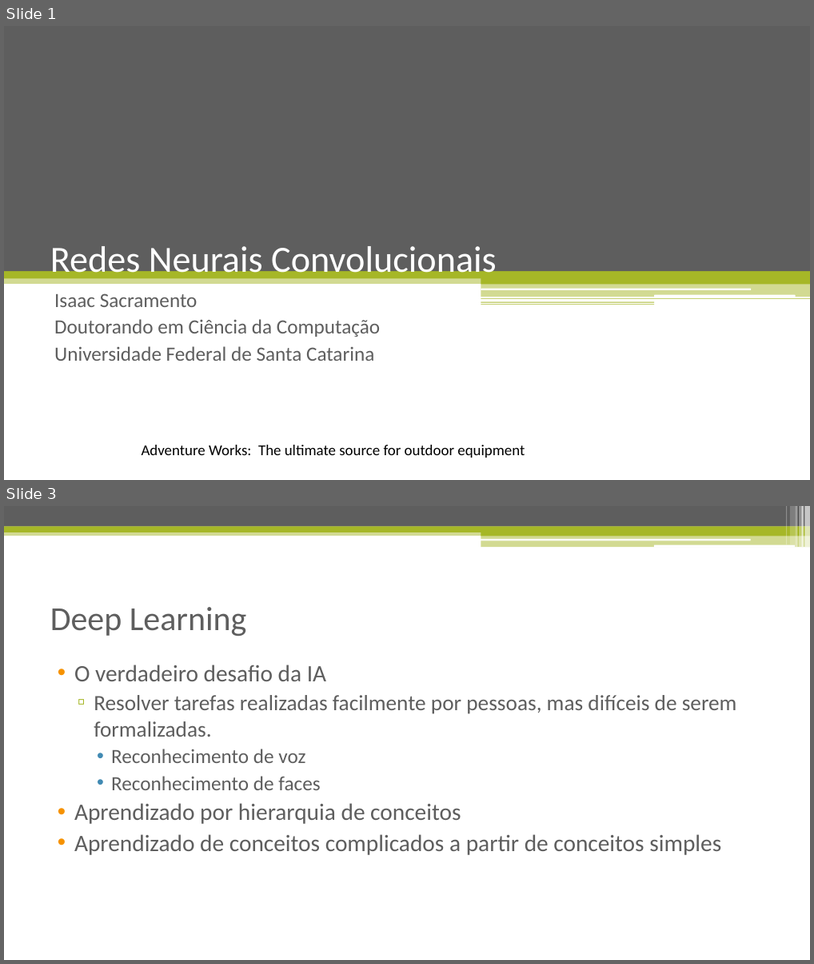
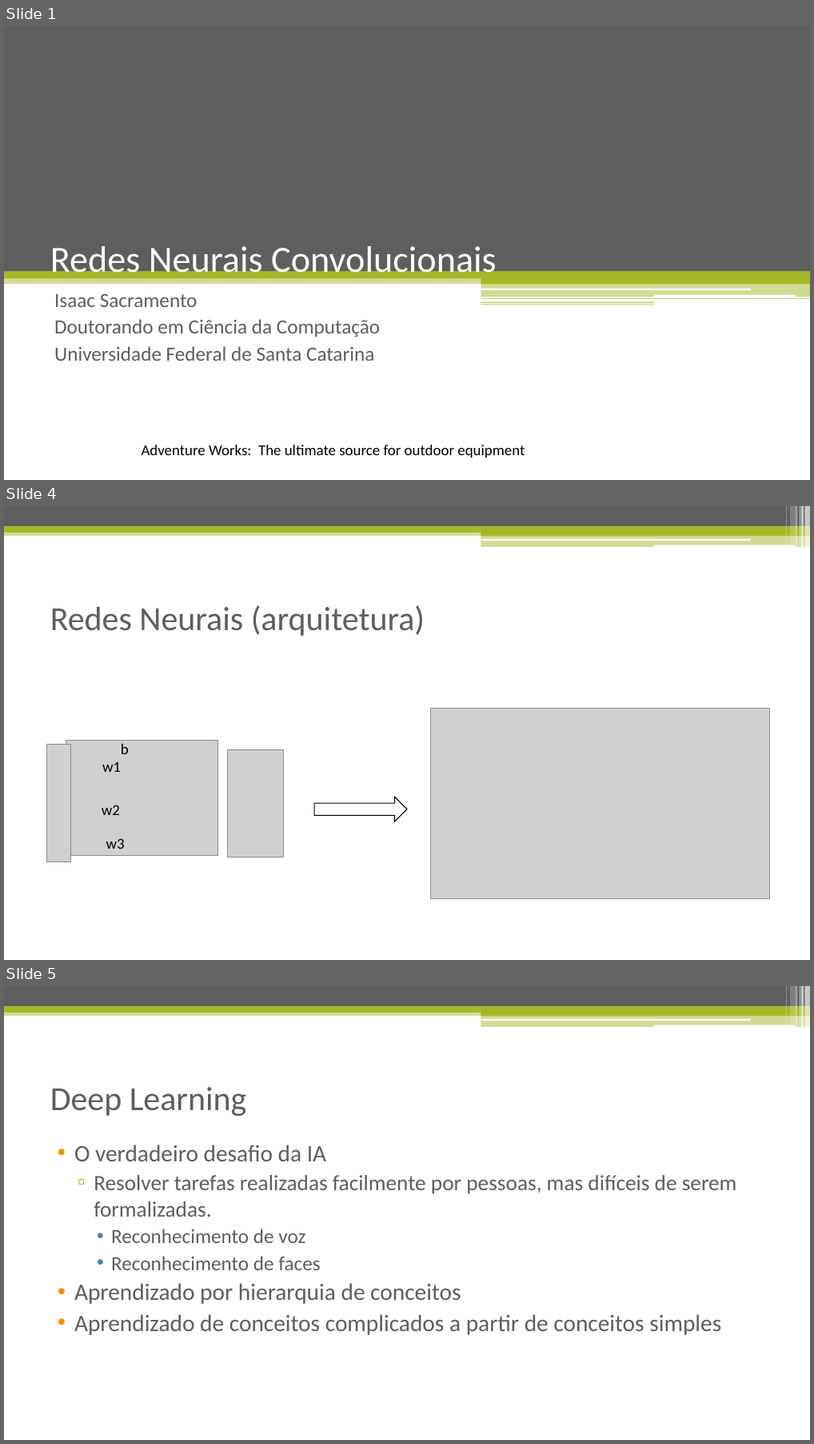
Before and after one commit to isacra/isacradoctoralstuffs, a slide deck: Apresentacoes/Redes Neurais Convolucionais.pptx. Shown one above the other, each under a label of ours: slides 1 and 3 before the commit, slides 1, 4 and 5 after it; the slides between them are not shown. The pictures are 814x964 and 814x1444 pixels, drawn with LibreOffice and Linux fonts; fonts in the diff are those of the drawing; grey boxes stand for pictures. Boxes give left, top, right and bottom in pixels: in the first picture for what was removed or moved away, otherwise in the second. Text is boxed around its words. In the diff, an @@ line names an element or a change of style, - is before the commit and + after.

```diff
--- a/Apresentacoes/Redes Neurais Convolucionais.pptx
+++ b/Apresentacoes/Redes Neurais Convolucionais.pptx
@@ slide 4 added at (4,506,810,960), background #FFFFFF; not listed: 13 template elements that a slide beside it also shows @@
@@ title added at (50,605,425,636), 40 pt, text #5E5E5E @@
+Redes Neurais (arquitetura)
@@ picture added at (430,708,770,899) @@
@@ picture added at (47,744,70,862) @@
@@ picture added at (66,740,218,856) @@
@@ text added at (121,744,129,754), 18 pt, text #000000 @@
+b
@@ text added at (102,762,121,772), 18 pt, text #000000 @@
+w1
@@ picture added at (228,749,283,857) @@
@@ text added at (102,804,120,815), 18 pt, text #000000 @@
+w2
@@ right arrow added at (314,797,407,821), fill #FFFFFF, outline #000000 1 pt @@
@@ text added at (106,838,125,848), 18 pt, text #000000 @@
+w3
@@ what was slide 3 is now slide 5 @@
```
Also in this commit, not shown: 2 slides changed, 2 other slides added, 7 other files.
